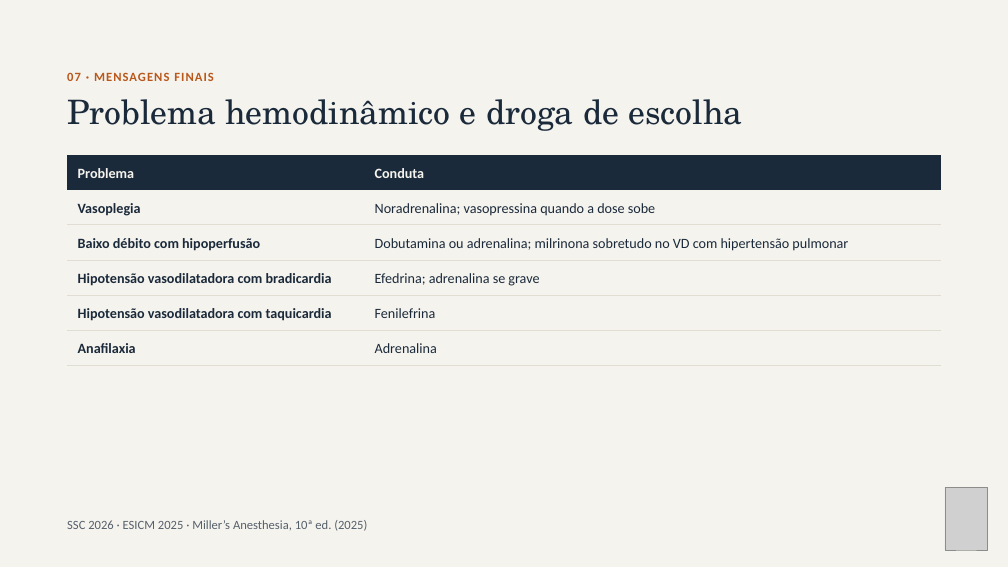
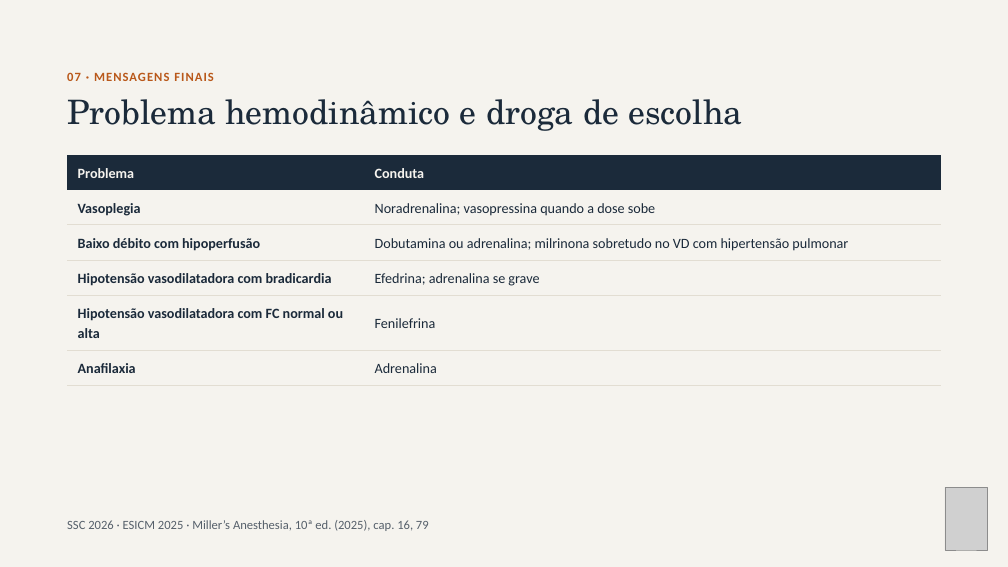
Before and after one commit to brunomoraesdubois-bit/Bruno, a slide deck: slide 15 of apresentacao/Aminas_Vasoativas.pptx. Drawn at 1008x567 pixels with LibreOffice and Linux fonts; fonts in the diff are those of the drawing; grey boxes stand for pictures. Boxes give left, top, right and bottom in pixels: in the first picture for what was removed or moved away, otherwise in the second. Text is boxed around its words. In the diff, an @@ line names an element or a change of style, - is before the commit and + after.

```diff
--- a/apresentacao/Aminas_Vasoativas.pptx
+++ b/apresentacao/Aminas_Vasoativas.pptx
@@ table at bbox=[67, 295, 941, 371] @@
-row 1, column 1: Hipotensão vasodilatadora com taquicardia
+row 1, column 1: Hipotensão vasodilatadora com FC normal ou alta
@@ table: place and size @@
-table at bbox=[67, 330, 941, 406]
+table at bbox=[67, 350, 941, 426]
@@ text at bbox=[67, 520, 429, 531]: text changed @@
-SSC 2026 · ESICM 2025 · Miller’s Anesthesia, 10ª ed. (2025)
+SSC 2026 · ESICM 2025 · Miller’s Anesthesia, 10ª ed. (2025), cap. 16, 79
```
Also in this commit, not shown: 4 other slides changed, 18 other files.
